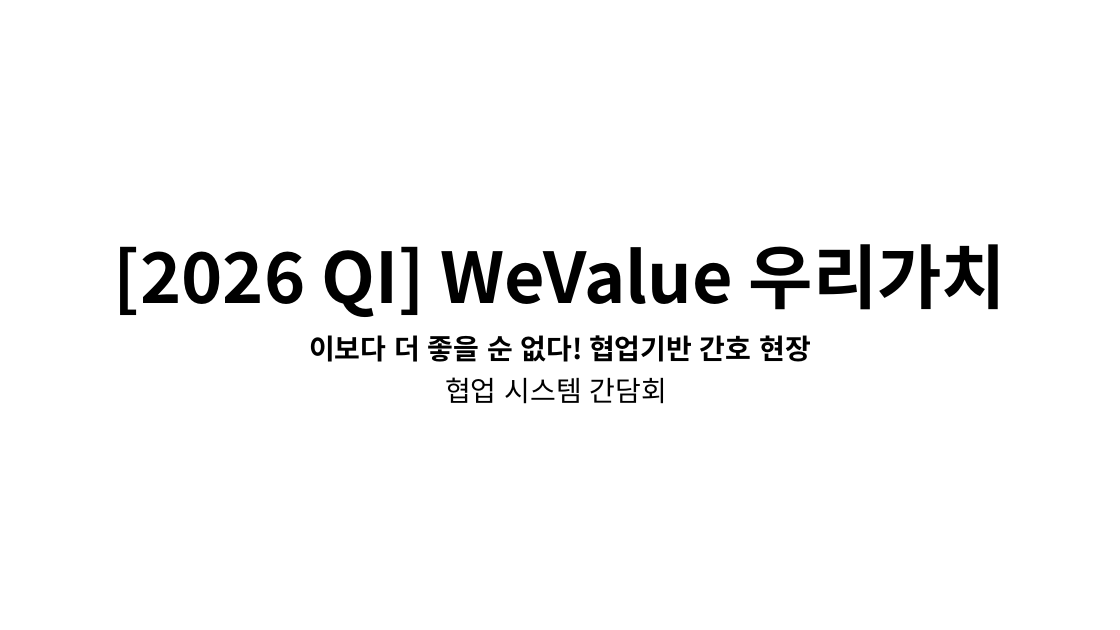
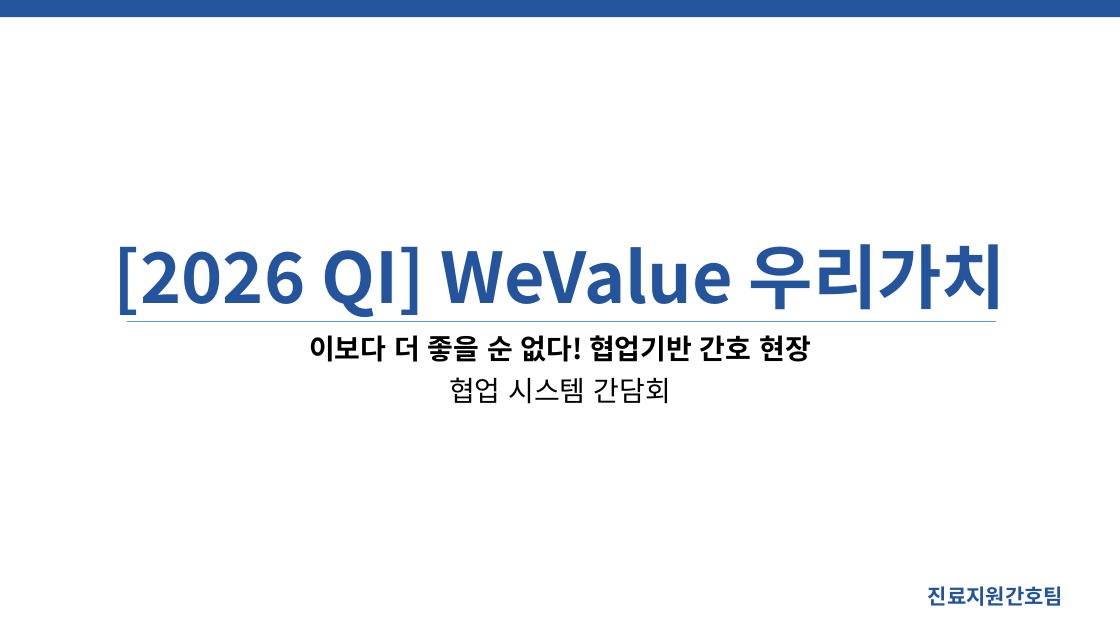
Before and after one commit to SCHCAQI/2026-QI, a slide deck: slide 1 of documents/3.7 병동 간담회 진료지원간호팀 2026 QI.pptx. Drawn at 1120x630 pixels with LibreOffice and Linux fonts; fonts in the diff are those of the drawing. Boxes give left, top, right and bottom in pixels: in the first picture for what was removed or moved away, otherwise in the second. Text is boxed around its words. In the diff, an @@ line names an element or a change of style, - is before the commit and + after.

```diff
--- a/documents/3.7 병동 간담회 진료지원간호팀 2026 QI.pptx
+++ b/documents/3.7 병동 간담회 진료지원간호팀 2026 QI.pptx
@@ rectangle added at (x1=0, y1=0, x2=1120, y2=17), fill #24549C @@
@@ title "[2026 QI] WeValue 우리가치" at (x1=114, y1=244, x2=1007, y2=317): text colour #000000 to #24549C @@
@@ line added from (127, 322) to (996, 322), #5B9BD5 0.5 pt @@
@@ text added at (x1=928, y1=586, x2=1063, y2=606), 18 pt, text #24549C, bold @@
+진료지원간호팀
```
Also in this commit, not shown: 2 other slides changed, 19 slides added, 14 slides removed, 10 other files.
